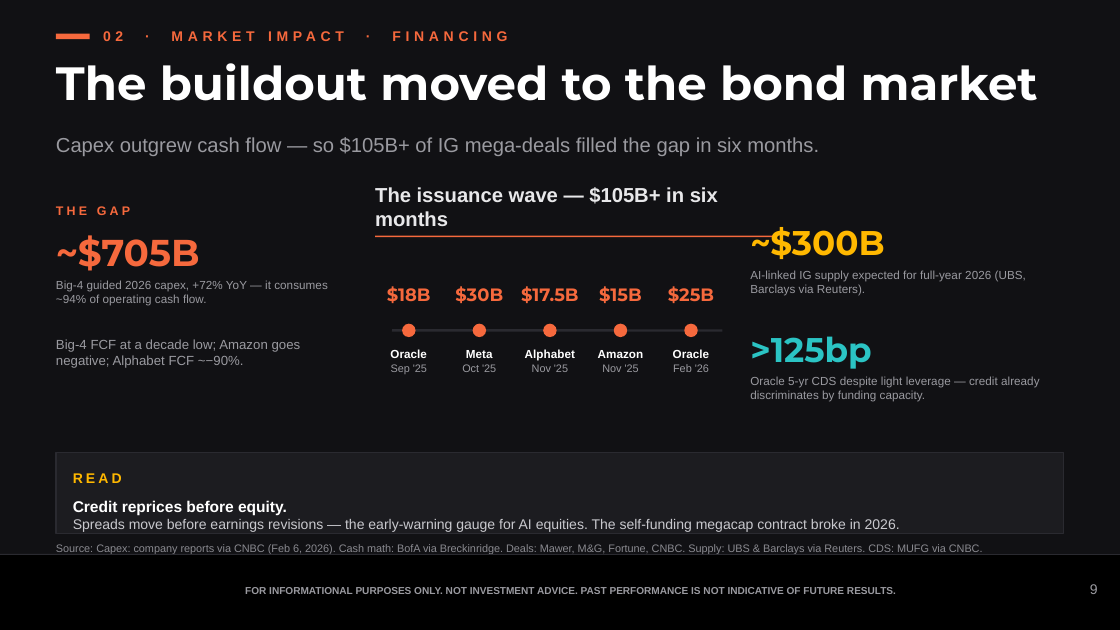
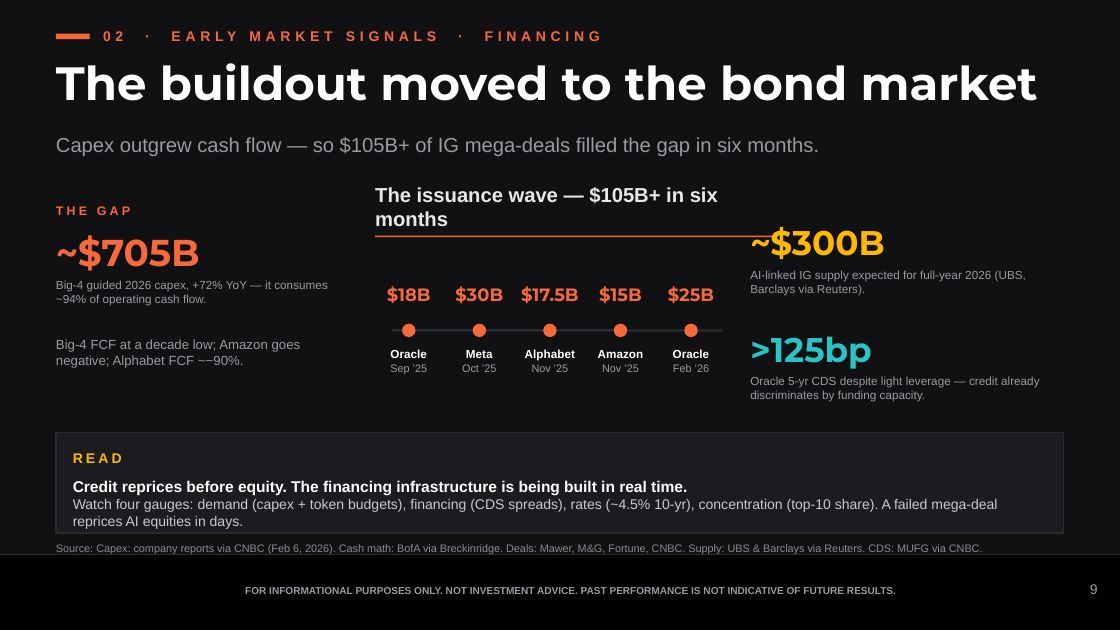
Before and after one commit to samuelcmcclellan-cell/ai-markets-deck, a slide deck: slide 9 of ai-markets-deck.pptx. Drawn at 1120x630 pixels with LibreOffice and Linux fonts; fonts in the diff are those of the drawing. Boxes give left, top, right and bottom in pixels: in the first picture for what was removed or moved away, otherwise in the second. Text is boxed around its words. In the diff, an @@ line names an element or a change of style, - is before the commit and + after.

```diff
--- a/ai-markets-deck.pptx
+++ b/ai-markets-deck.pptx
@@ text at (x1=103, y1=31, x2=600, y2=41): text changed @@
-02 · MARKET IMPACT · FINANCING
+02 · EARLY MARKET SIGNALS · FINANCING
@@ text at (x1=390, y1=364, x2=427, y2=374): text changed @@
-Sep '25
+Sep ’25
@@ text at (x1=462, y1=364, x2=496, y2=372): text changed @@
-Oct '25
+Oct ’25
@@ text at (x1=602, y1=364, x2=638, y2=372): text changed @@
-Nov '25
+Nov ’25
@@ text at (x1=673, y1=364, x2=709, y2=372): text changed @@
-Feb '26
+Feb ’26
@@ rectangle resized from (x1=56, y1=452, x2=1064, y2=533) to (x1=56, y1=432, x2=1064, y2=533) @@
@@ text "READ" moved from (x1=73, y1=473, x2=122, y2=483) to (x1=73, y1=453, x2=122, y2=463) @@
@@ text at (x1=73, y1=480, x2=997, y2=529): text changed @@
-Credit reprices before equity.
-Spreads move before earnings revisions — the early-warning gauge for AI equities. The self-funding megacap contract broke in 2026.
+Credit reprices before equity. The financing infrastructure is being built in real time.
+Watch four gauges: demand (capex + token budgets), financing (CDS spreads), rates (~4.5% 10-yr), concentration (top-10 share). A failed mega-deal reprices AI equities in days.
```
Also in this commit, not shown: 8 other slides changed, 2 slides added, 3 slides removed, 18 other files.
